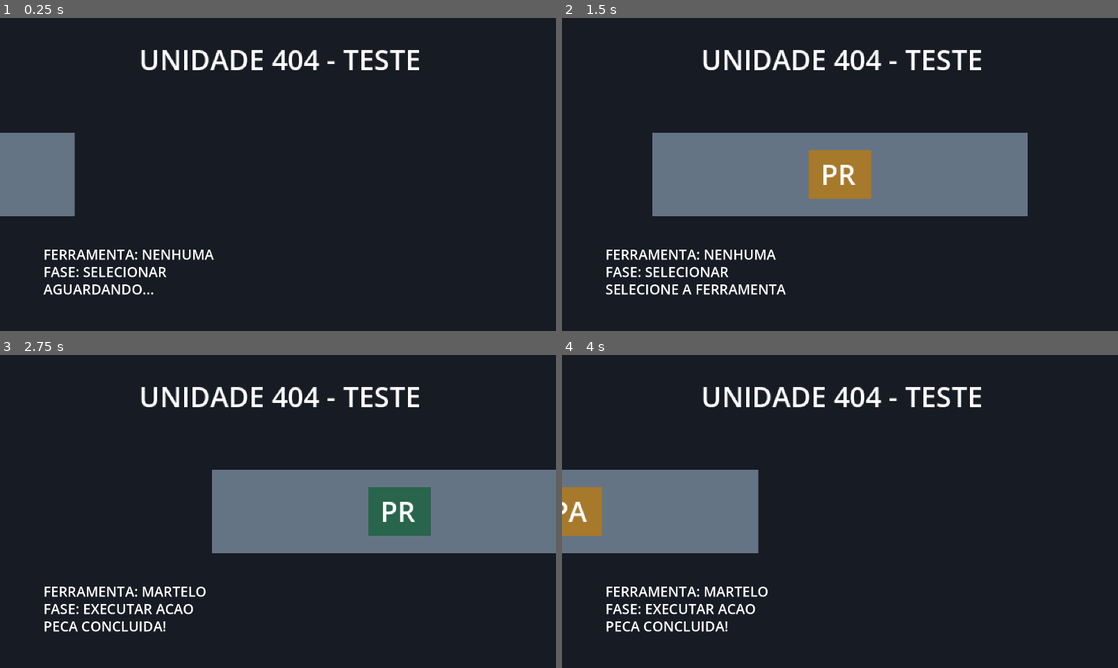
Above: before the commit, frames 1-4 (two rows, left to right).
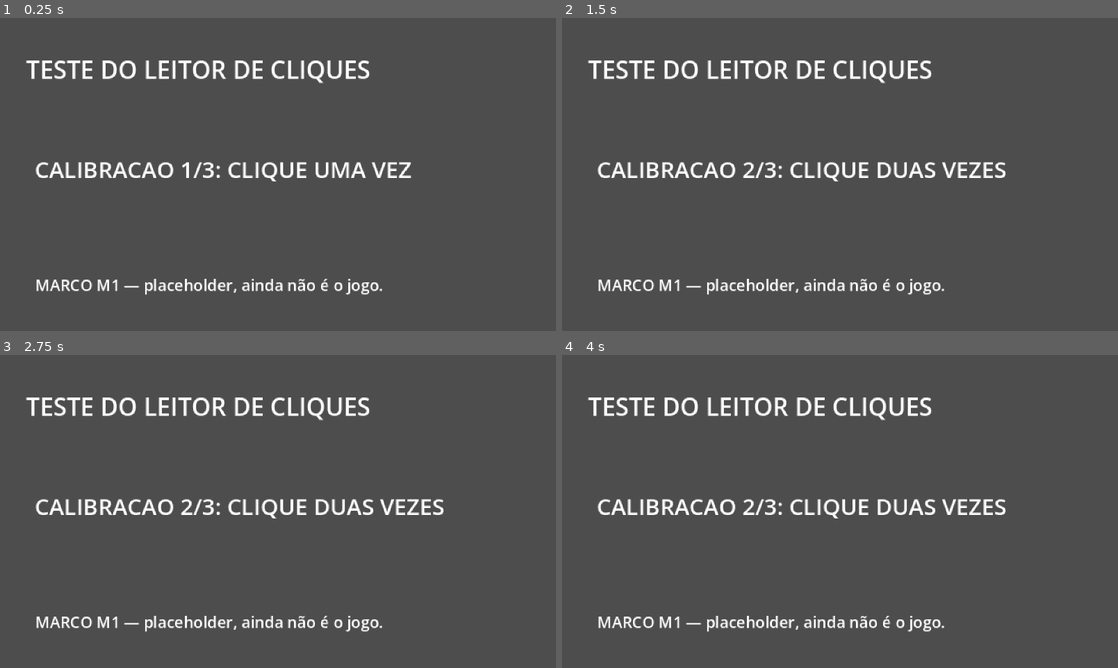
Above: after the commit, the same moments.

Repository: mariana-bravo/unidade404-classic
Game: Godot game, scene res://scenes/input_test.tscn
The game is run twice, just before and just after one commit, with the same random seed, the same clock (stepped at 60 frames per second) and the same inputs. This scene is started directly instead of the project's main scene.
Inputs (mouse positions are in pixels of both pictures, inside the frame that each line leads up to):
- Up to frame 1 (0.25 s): no input
- Up to frame 2 (1.5 s): move the mouse to (962, 158) at 0.52 s; click (962, 158) at 0.67 s; move the mouse to (728, 190) at 1.27 s; click (728, 190) at 1.42 s
- Up to frame 3 (2.75 s): move the mouse to (333, 442) at 2.02 s; click (333, 442) at 2.17 s
- Up to frame 4 (4 s): move the mouse to (812, 574) at 2.77 s; click (812, 574) at 2.92 s; move the mouse to (1006, 558) at 3.52 s; click (1006, 558) at 3.67 s

The runs differ from the first frame. In frame 1, 100% of the frame differs, in the area x 0-100%, y 0-100%; in frame 2, 100%; in frame 3, 100%; in frame 4, 100%.

Commit message:
fix/calibracao

Diff:
--- a/scripts/input_test.gd
+++ b/scripts/input_test.gd
@@ -1,13 +1,66 @@
+
 extends Control
 
 @onready var status_label: Label = $Status
 @onready var clicks: ClickReader = $ClickReader
 
+enum CalibrationStep {
+	SINGLE_CLICK,
+	DOUBLE_CLICK,
+	HOLD,
+	FINISHED
+}
+
+var current_step: CalibrationStep = CalibrationStep.SINGLE_CLICK
+
+
 func _ready() -> void:
-	clicks.click.connect(func(): status_label.text = "GESTO: CLIQUE")
-	clicks.double_click.connect(func(): status_label.text = "GESTO: DUPLO CLIQUE")
-	clicks.hold_started.connect(func(): status_label.text = "GESTO: SEGURANDO...")
-	clicks.hold_progress.connect(func(ratio: float): status_label.text = "SEGURANDO: %d%%" % int(100.0 * ratio))
-	clicks.hold_completed.connect(func(): status_label.text = "GESTO: SEGURAR COMPLETO")
-	clicks.hold_released.connect(func(): status_label.text = "GESTO: SOLTOU")
+	clicks.click.connect(_on_click)
+	clicks.double_click.connect(_on_double_click)
+	clicks.hold_started.connect(_on_hold_started)
+	clicks.hold_progress.connect(_on_hold_progress)
+	clicks.hold_completed.connect(_on_hold_completed)
+
+	status_label.text = "CALIBRACAO 1/3: CLIQUE UMA VEZ"
+
+
+func _on_click() -> void:
+	if current_step != CalibrationStep.SINGLE_CLICK:
+		return
+
+	current_step = CalibrationStep.DOUBLE_CLICK
+	status_label.text = "CALIBRACAO 2/3: CLIQUE DUAS VEZES"
+
+
+func _on_double_click() -> void:
+	if current_step != CalibrationStep.DOUBLE_CLICK:
+		return
+
+	current_step = CalibrationStep.HOLD
+	status_label.text = "CALIBRACAO 3/3: SEGURE O BOTAO"
+
+
+func _on_hold_started() -> void:
+	if current_step != CalibrationStep.HOLD:
+		return
+
+	status_label.text = "CALIBRACAO 3/3: SEGURANDO..."
+
+
+func _on_hold_progress(ratio: float) -> void:
+	if current_step != CalibrationStep.HOLD:
+		return
+
+	status_label.text = "SEGURANDO: %d%%" % int(ratio * 100.0)
+
+
+func _on_hold_completed() -> void:
+	if current_step != CalibrationStep.HOLD:
+		return
+
+	current_step = CalibrationStep.FINISHED
+	status_label.text = "CALIBRACAO CONCLUIDA!"
+
+	await get_tree().create_timer(1.0).timeout
+
 	get_tree().change_scene_to_file("res://scenes/game.tscn")
